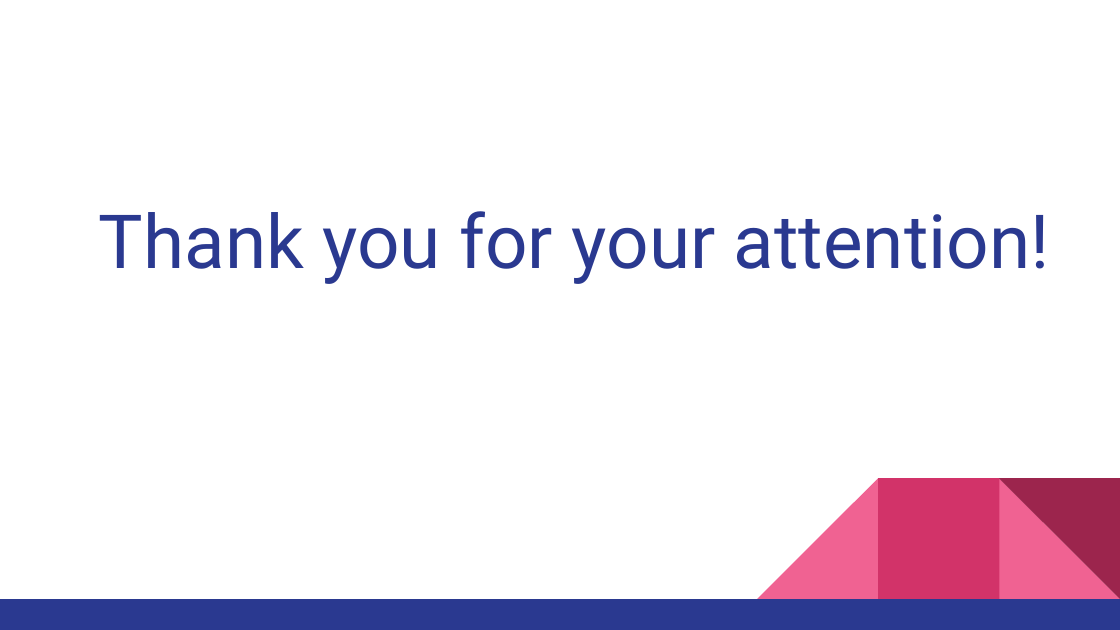
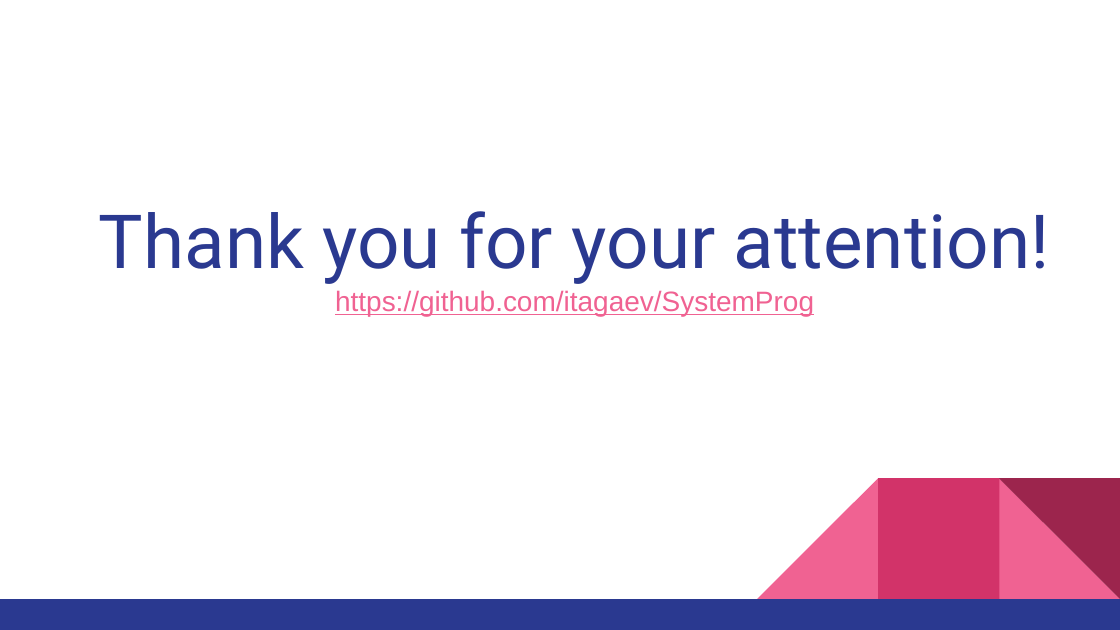
Before and after one commit to itagaev/SystemProg, a slide deck: slide 6 of sis1/SIS1.pptx. Drawn at 1120x630 pixels with LibreOffice and Linux fonts; fonts in the diff are those of the drawing. Boxes give left, top, right and bottom in pixels: in the first picture for what was removed or moved away, otherwise in the second. Text is boxed around its words. In the diff, an @@ line names an element or a change of style, - is before the commit and + after.

Commit message:
presentation update

```diff
--- a/sis1/SIS1.pptx
+++ b/sis1/SIS1.pptx
@@ title at bbox=[335, 290, 814, 316]: paragraph added @@
+https://github.com/itagaev/SystemProg
```
